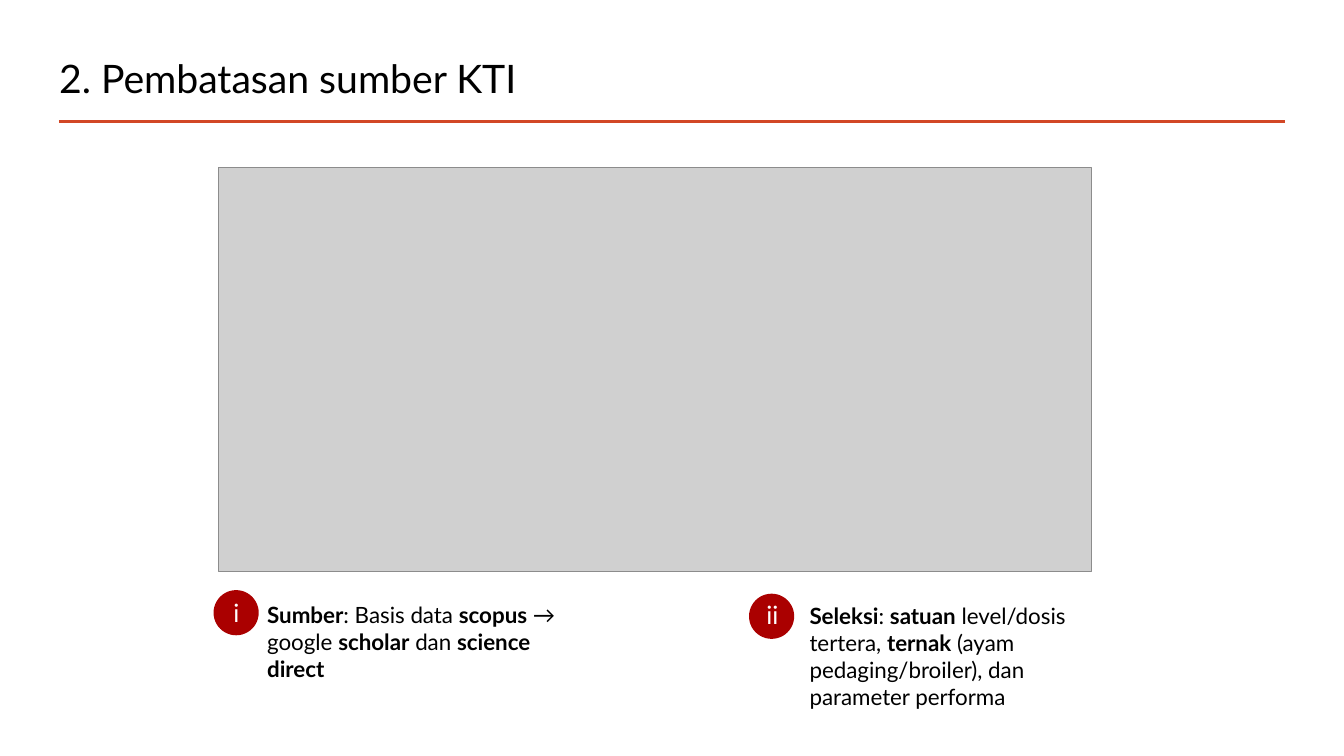
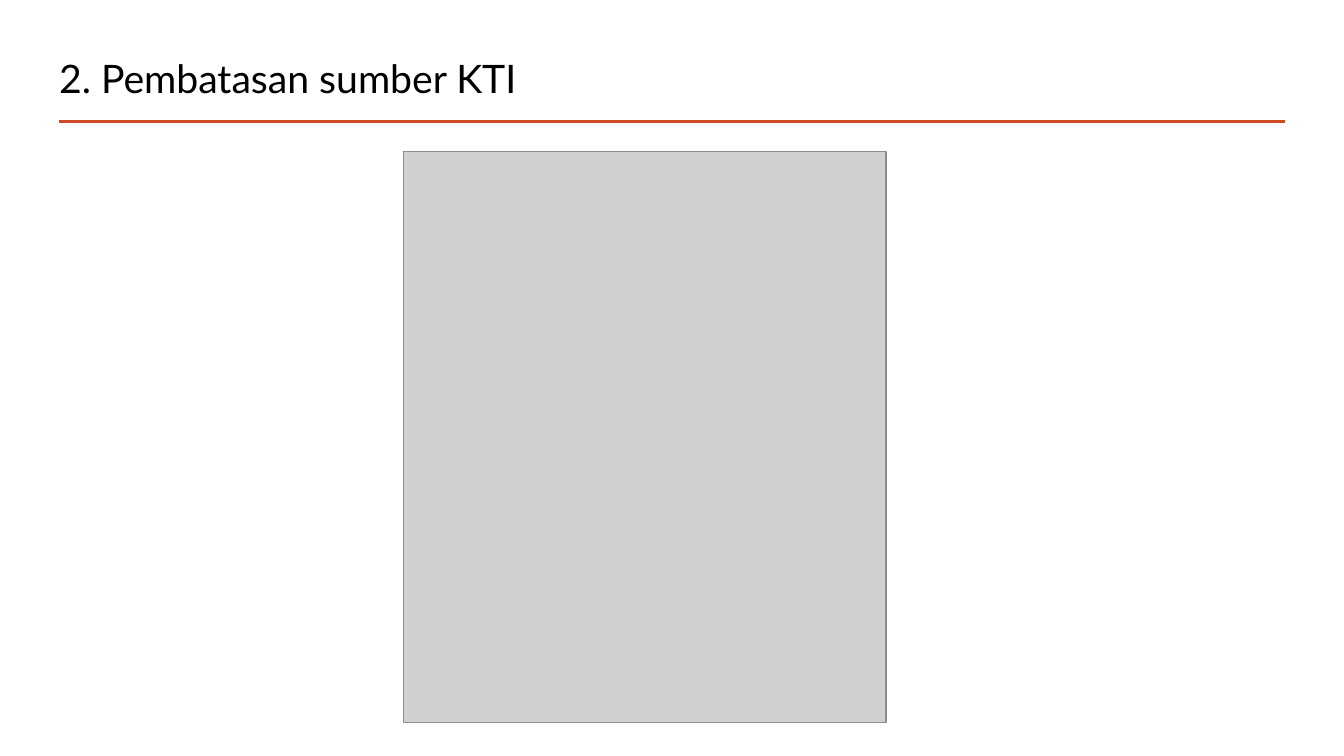
Before and after one commit to mohammad-miftakhus-sholikin/pelatihan-2020-metal, a slide deck: slide 7 of ch3_reference/2022__pendampingan/Presentation_2022__Sholikin_Minggu_ke_1.pptx. Drawn at 1344x756 pixels with LibreOffice and Linux fonts; fonts in the diff are those of the drawing; grey boxes stand for pictures. Boxes give left, top, right and bottom in pixels: in the first picture for what was removed or moved away, otherwise in the second. Text is boxed around its words. In the diff, an @@ line names an element or a change of style, - is before the commit and + after.

```diff
--- a/ch3_reference/2022__pendampingan/Presentation_2022__Sholikin_Minggu_ke_1.pptx
+++ b/ch3_reference/2022__pendampingan/Presentation_2022__Sholikin_Minggu_ke_1.pptx
@@ picture removed at (x1=219, y1=168, x2=1093, y2=572) @@
@@ picture added at (x1=403, y1=151, x2=886, y2=723) @@
@@ ellipse removed at (x1=214, y1=590, x2=259, y2=635) @@
@@ ellipse removed at (x1=749, y1=594, x2=795, y2=639) @@
@@ text removed at (x1=233, y1=603, x2=239, y2=622) @@
-i
@@ text removed at (x1=267, y1=606, x2=530, y2=677) @@
-Sumber: Basis data scopus → google scholar dan science direct
@@ text removed at (x1=766, y1=605, x2=778, y2=624) @@
-ii
@@ text removed at (x1=810, y1=607, x2=1066, y2=709) @@
-Seleksi: satuan level/dosis tertera, ternak (ayam pedaging/broiler), dan parameter performa
```
Also in this commit, not shown: 1 other slide changed, 1 slide added, 6 other files.
